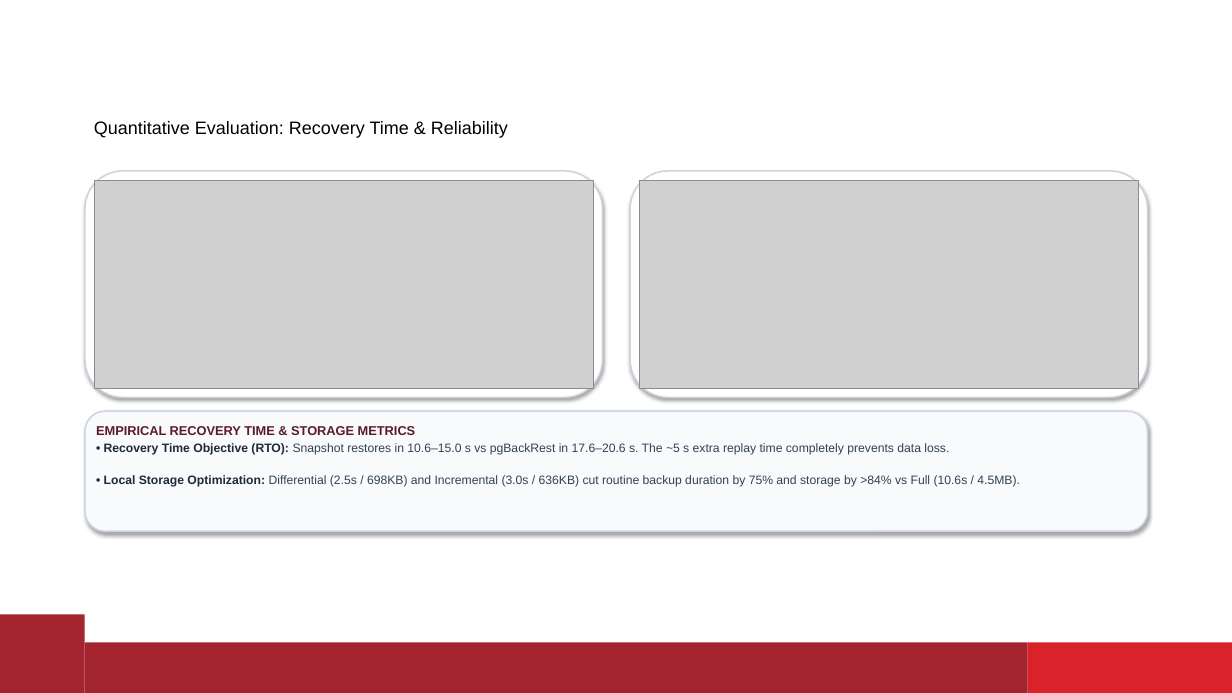
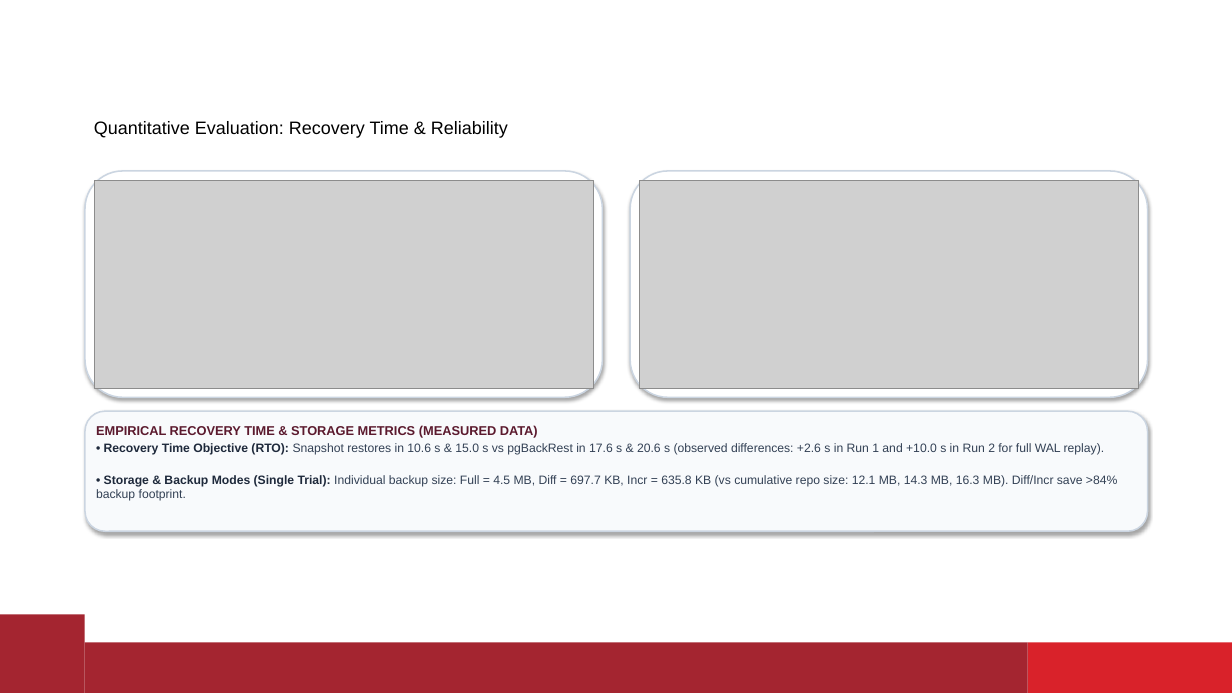
Before and after one commit to Aaryan-Sharma-5/devops_ia, a slide deck: slide 11 of docs/pgbackrest_ia_presentation.pptx. Drawn at 1232x693 pixels with LibreOffice and Linux fonts; fonts in the diff are those of the drawing; grey boxes stand for pictures; background and template pictures are left out. Boxes give left, top, right and bottom in pixels: in the first picture for what was removed or moved away, otherwise in the second. Text is boxed around its words. In the diff, an @@ line names an element or a change of style, - is before the commit and + after.

Commit message:
fix: address critical pre-submission review corrections for RPO claims, storage separation, and recovery guard assertions

```diff
--- a/docs/pgbackrest_ia_presentation.pptx
+++ b/docs/pgbackrest_ia_presentation.pptx
@@ text at [96, 425, 1117, 501]: text changed @@
-EMPIRICAL RECOVERY TIME & STORAGE METRICS
-• Recovery Time Objective (RTO): Snapshot restores in 10.6–15.0 s vs pgBackRest in 17.6–20.6 s. The ~5 s extra replay time completely prevents data loss.
-• Local Storage Optimization: Differential (2.5s / 698KB) and Incremental (3.0s / 636KB) cut routine backup duration by 75% and storage by >84% vs Full (10.6s / 4.5MB).
+EMPIRICAL RECOVERY TIME & STORAGE METRICS (MEASURED DATA)
+• Recovery Time Objective (RTO): Snapshot restores in 10.6 s & 15.0 s vs pgBackRest in 17.6 s & 20.6 s (observed differences: +2.6 s in Run 1 and +10.0 s in Run 2 for full WAL replay).
+• Storage & Backup Modes (Single Trial): Individual backup size: Full = 4.5 MB, Diff = 697.7 KB, Incr = 635.8 KB (vs cumulative repo size: 12.1 MB, 14.3 MB, 16.3 MB). Diff/Incr save >84% backup footprint.
```
Also in this commit, not shown: 8 other slides changed, 16 other files.
